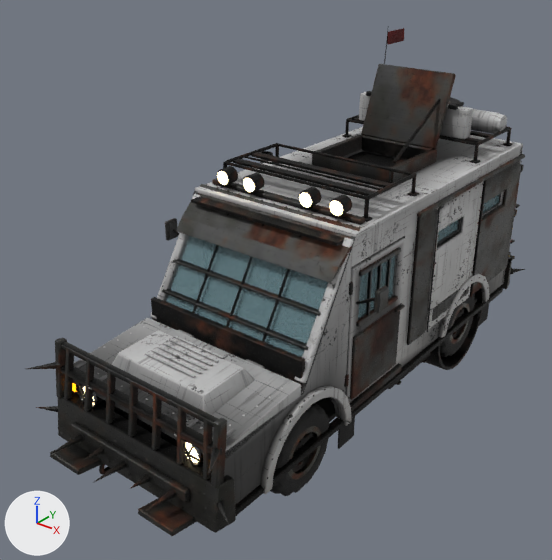
One commit to the glTF model public/models/vehicles/e_van.glb: the scene before it, then after it.
Camera for both pictures: a 50 mm camera at (4.4, -6.34, 5.04) aimed at (-0.28, -0.5, 1.42). Every picture has the same lights, and +X, +Y and +Z are marked at lower left. The first picture is the older version. Vertices at exactly the same position are counted once.

Names of what the first picture shows: 'body', 'panel_armor_L', 'panel_bumper_F', 'panel_door_L', 'panel_door_R', 'panel_fender_L', 'panel_hood', 'wheel_FL', 'wheel_RL' and 2 more.
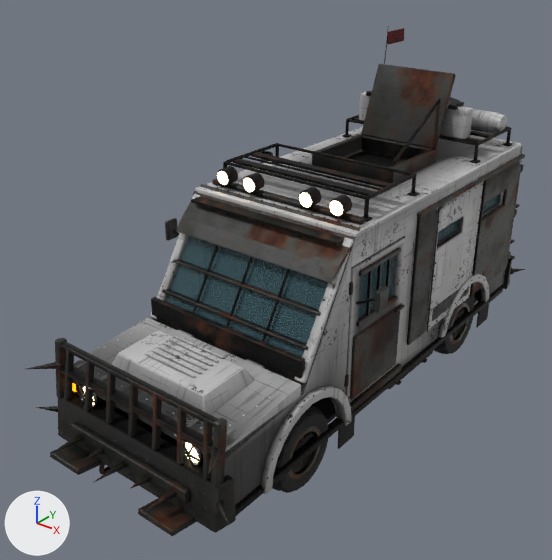
The change, as a diff of the scene's bpy script:
```diff
--- a/public/models/vehicles/e_van.glb.py
+++ b/public/models/vehicles/e_van.glb.py
@@ mat_glass @@
 n2 = _N.new('ShaderNodeMix'); n2.name = 'Mix'
 n2.inputs[0].default_value = 1.0  # 'Factor'
-n2.inputs[7].default_value = (0.212, 0.352, 0.392, 1.0)  # 'B', greyish cyan #7fa0a8
+n2.inputs[7].default_value = (0.0545, 0.125, 0.147, 1.0)  # 'B', dark cyan #42636b
 n3 = _N.new('ShaderNodeMath'); n3.name = 'Math'
@@ me_body @@
 # used by ob_body; location = (0.0, 0.0, 0.0)
-me_body.from_pydata(...)  # 9109 vertices, 16291 faces; spans x -1.16..1.09, y -2.96..3.08, z -0.17..3.67
+me_body.from_pydata(...)  # 9093 vertices, 16219 faces; spans x -1.16..1.09, y -2.96..3.08, z 0.13..3.67
+# me_body part 1: 96 vertices removed from x 0.7..1.02, y 0.95..2.15, z -0.17..1.03
+# me_body part 2: 5543 kept faces spanning x -1.16..1.09, y -2.96..3.08, z 0.13..3.67 get new vertex colours
+# other edits to the shape of me_body do not show in these pictures
 me_body.materials.append(mat_metal_dark)
```

Location of each change, [x1, y1, x2, y2] in pixels of the pictures (552 x 560 px):
'body', surface changed, reshaped
    both: [72, 26, 523, 516]
'panel_door_R', surface changed (darker)
    both: [197, 238, 205, 295]
part 1 of me_body, deleted
    before: [426, 287, 486, 370]
part 2 of me_body, recoloured
    both: [76, 133, 522, 427]
